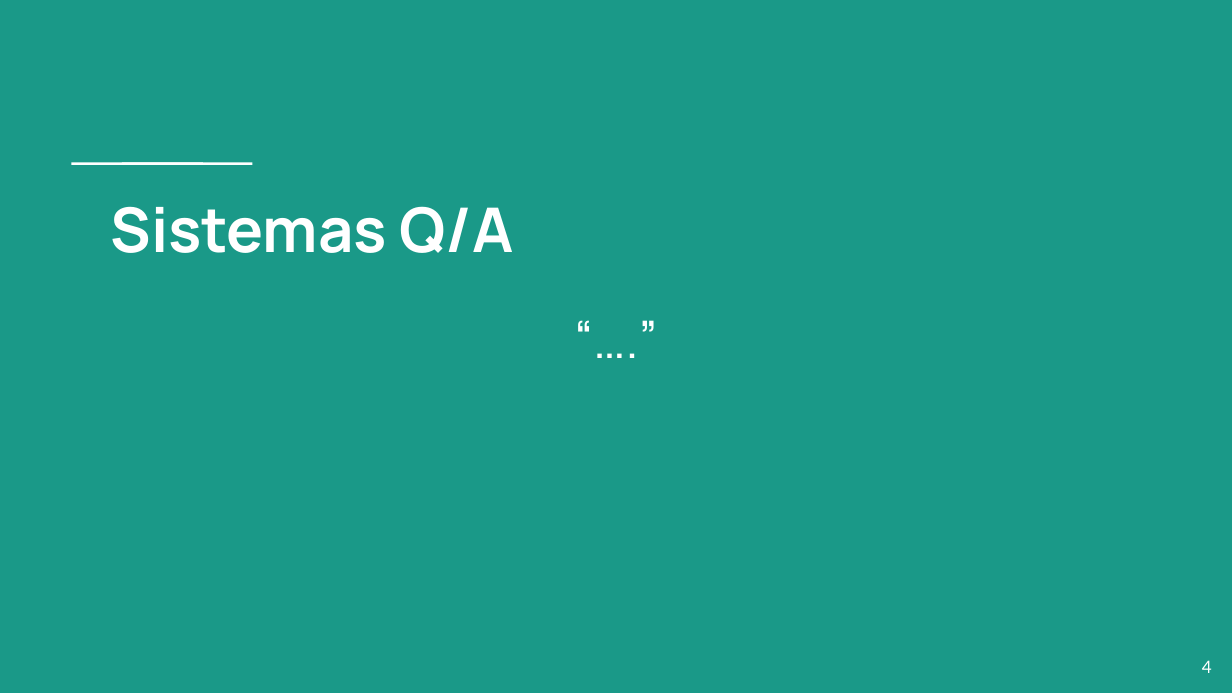
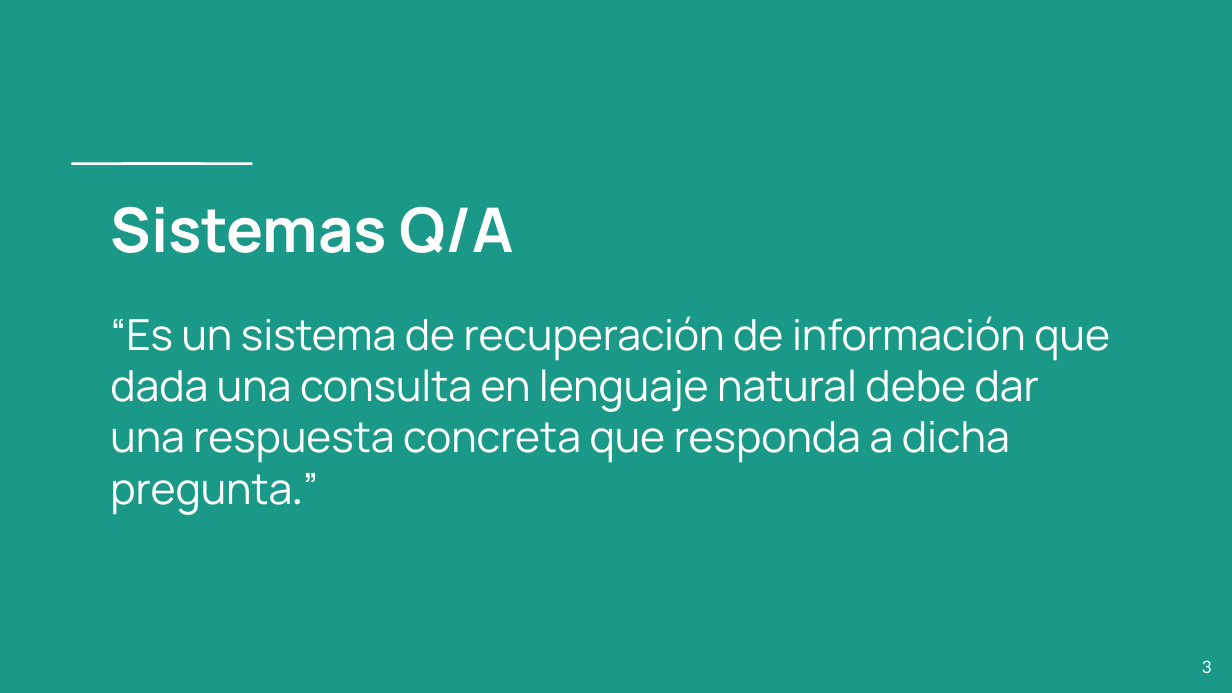
Before and after one commit to claudiaqw/head-qa-afi, a slide deck: slide 3 of defense/Defensa TFM Claudia Quintana Wong.pptx (slide 4 before the commit). Drawn at 1232x693 pixels with LibreOffice and Linux fonts; fonts in the diff are those of the drawing. Boxes give left, top, right and bottom in pixels: in the first picture for what was removed or moved away, otherwise in the second. Text is boxed around its words. In the diff, an @@ line names an element or a change of style, - is before the commit and + after.

```diff
--- a/defense/Defensa TFM Claudia Quintana Wong.pptx
+++ b/defense/Defensa TFM Claudia Quintana Wong.pptx
@@ title at (110, 316, 1110, 463): text changed; size 30 to 25 pt @@
-“….”
+“Es un sistema de recuperación de información que dada una consulta en lenguaje natural debe dar una respuesta concreta que responda a dicha
+pregunta.”
@@ page number at (1202, 660, 1212, 673): text changed @@
-4
+3
```
Also in this commit, not shown: 10 other slides changed, 7 slides added, 8 slides removed.
